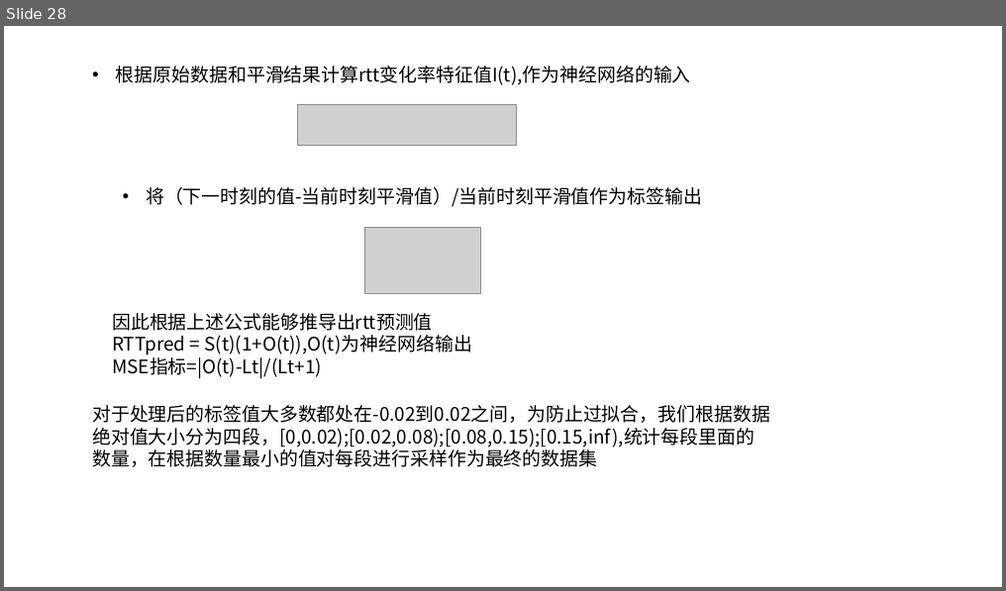
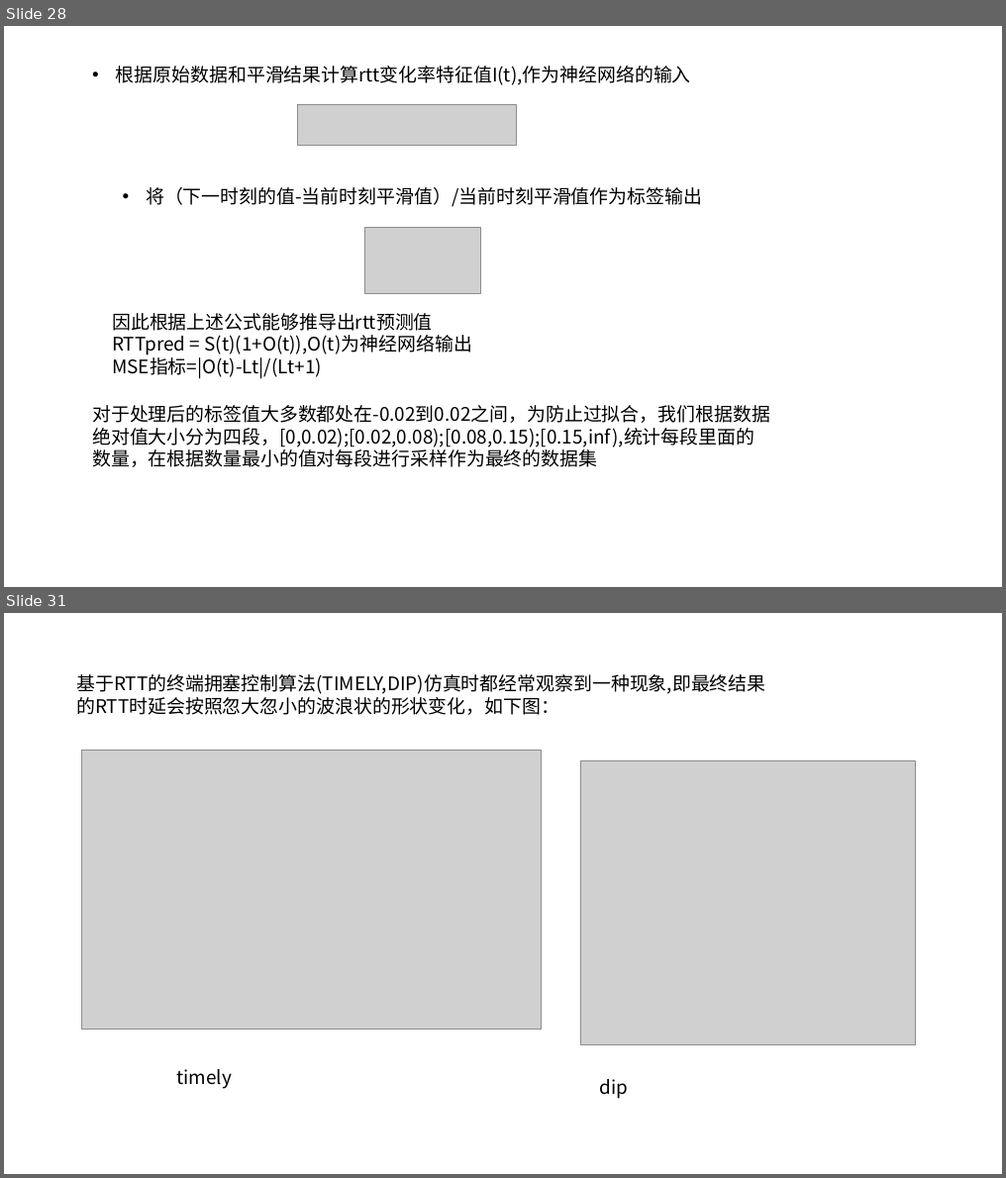
Before and after one commit to JinPeng-Zhang/DCN-LSTM_PID-congestion-control, a slide deck: paper/毕设思路 [自动保存的] [自动保存的].pptx. Shown one above the other, each under a label of ours: slide 28 before the commit, slides 28 and 31 after it; the slides between them are not shown. The pictures are 1006x591 and 1006x1178 pixels, drawn with LibreOffice and Linux fonts; fonts in the diff are those of the drawing; grey boxes stand for pictures. Boxes give left, top, right and bottom in pixels: in the first picture for what was removed or moved away, otherwise in the second. Text is boxed around its words. In the diff, an @@ line names an element or a change of style, - is before the commit and + after.

```diff
--- a/paper/毕设思路 [自动保存的] [自动保存的].pptx
+++ b/paper/毕设思路 [自动保存的] [自动保存的].pptx
@@ slide 31 added at [4, 613, 1002, 1174], background #FFFFFF @@
@@ text added at [76, 674, 765, 715], 18 pt, text #000000 @@
+基于RTT的终端拥塞控制算法(TIMELY,DIP)仿真时都经常观察到一种现象,即最终结果的RTT时延会按照忽大忽小的波浪状的形状变化，如下图：
@@ picture added at [81, 750, 541, 1029] @@
@@ picture added at [581, 761, 916, 1046] @@
@@ text added at [177, 1069, 232, 1089], 18 pt, text #000000 @@
+timely
@@ text added at [599, 1079, 628, 1099], 18 pt, text #000000 @@
+dip
```
Also in this commit, not shown: 1 slide changed, 2 other slides added, 53 other files.
